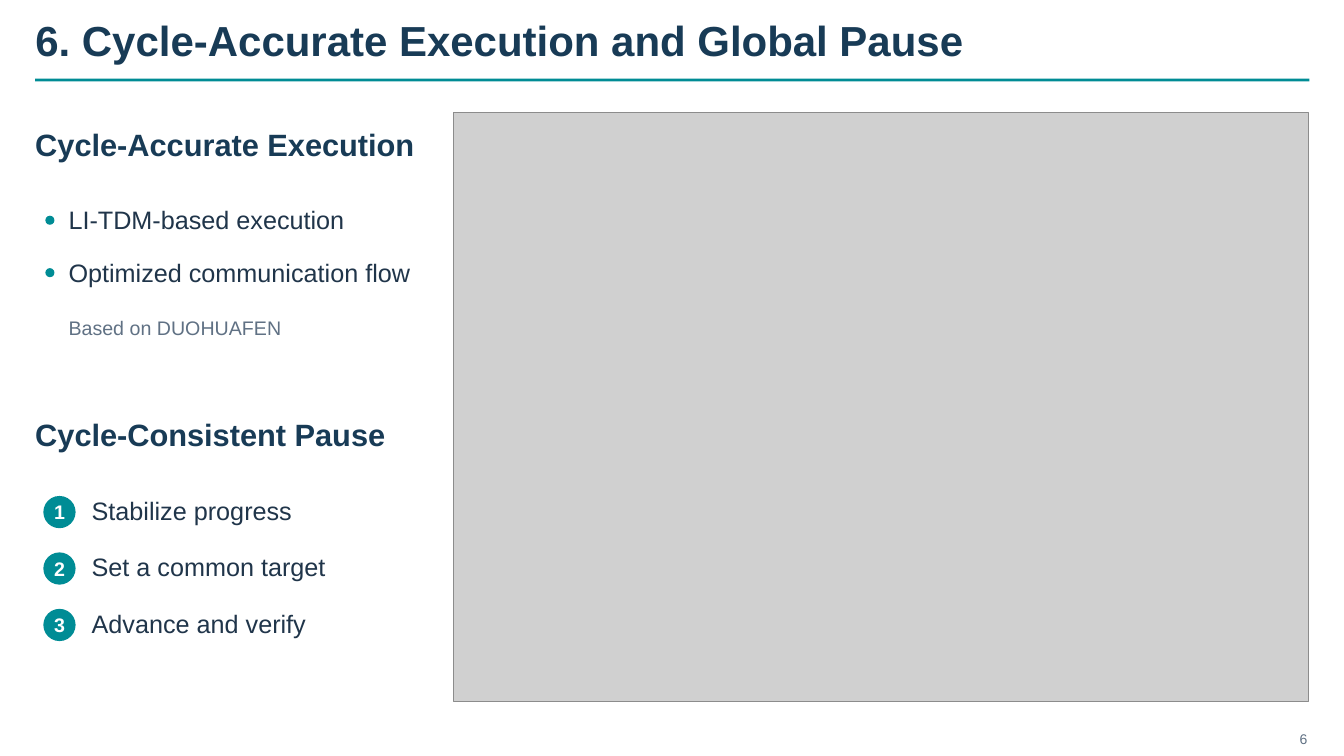
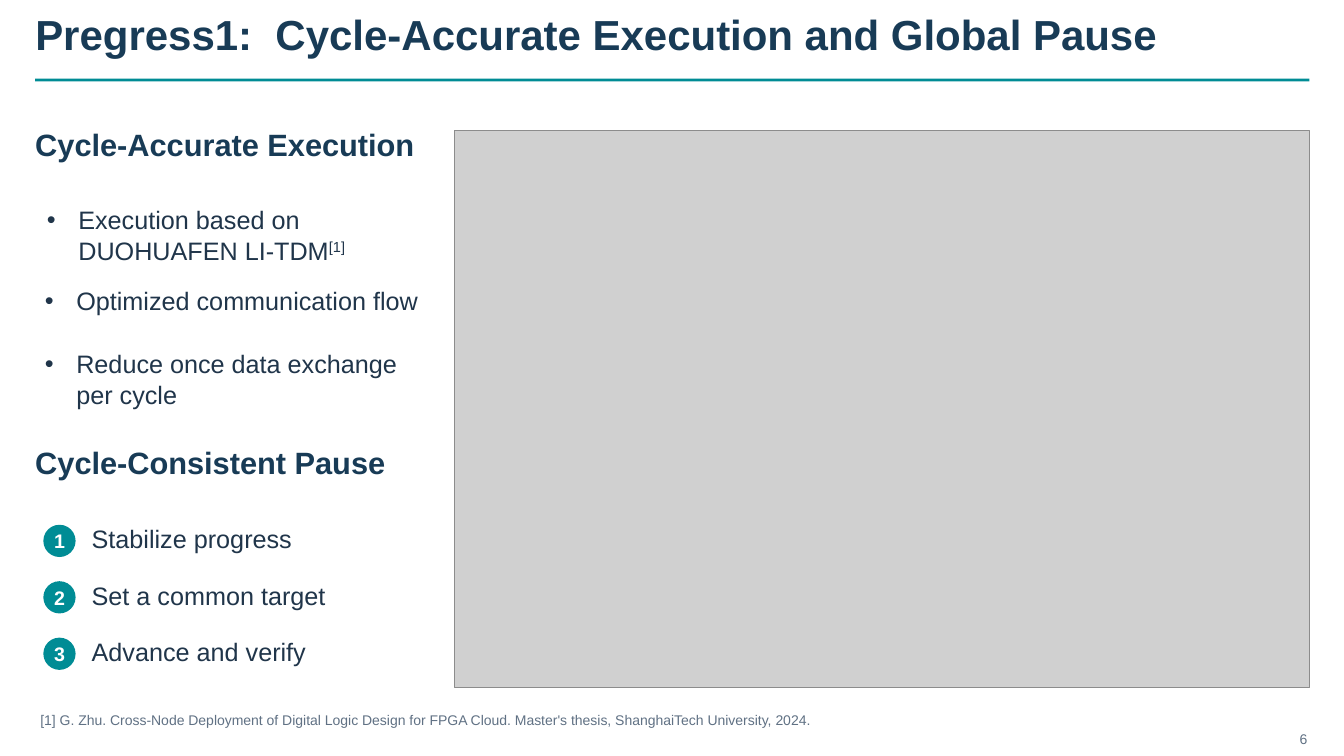
Before and after one commit to euphgh/shtthesis, a slide deck: slide 1 of pptx/midterm/REMUS_Progress_Slide_6.pptx. Drawn at 1344x756 pixels with LibreOffice and Linux fonts; fonts in the diff are those of the drawing; grey boxes stand for pictures. Boxes give left, top, right and bottom in pixels: in the first picture for what was removed or moved away, otherwise in the second. Text is boxed around its words. In the diff, an @@ line names an element or a change of style, - is before the commit and + after.

```diff
--- a/pptx/midterm/REMUS_Progress_Slide_6.pptx
+++ b/pptx/midterm/REMUS_Progress_Slide_6.pptx
@@ title at [35,19,1157,58]: text changed @@
-6. Cycle-Accurate Execution and Global Pause
+Pregress1: Cycle-Accurate Execution and Global Pause
@@ picture: place and size @@
-picture at [454,113,1309,702]
+picture at [455,131,1310,689]
@@ ellipse removed at [45,216,54,225] @@
@@ text at [78,210,345,261]: text changed @@
-LI-TDM-based execution
+• Execution based on DUOHUAFEN LI-TDM[1]
@@ ellipse removed at [45,268,54,277] @@
@@ text "Optimized communication flow": place and size @@
-text "Optimized communication flow" at [69,263,410,287]
+text "Optimized communication flow" at [76,291,418,316]
@@ text "Optimized communication flow" at [76,291,418,316]: bullet none to • @@
@@ text removed at [69,321,281,335] @@
-Based on DUOHUAFEN
@@ text added at [76,354,397,409], 18 pt, text #20354A @@
+• Reduce once data exchange per cycle
@@ 4 texts, 3 ellipses: place and size @@
-4 texts, 3 ellipses at [35,423,386,641]
+4 texts, 3 ellipses at [35,451,386,670]
@@ text added at [40,715,811,728], 10 pt, text #607184 @@
+[1] G. Zhu. Cross-Node Deployment of Digital Logic Design for FPGA Cloud. Master's thesis, ShanghaiTech University, 2024.
```
Also in this commit, not shown: 54 other files.
